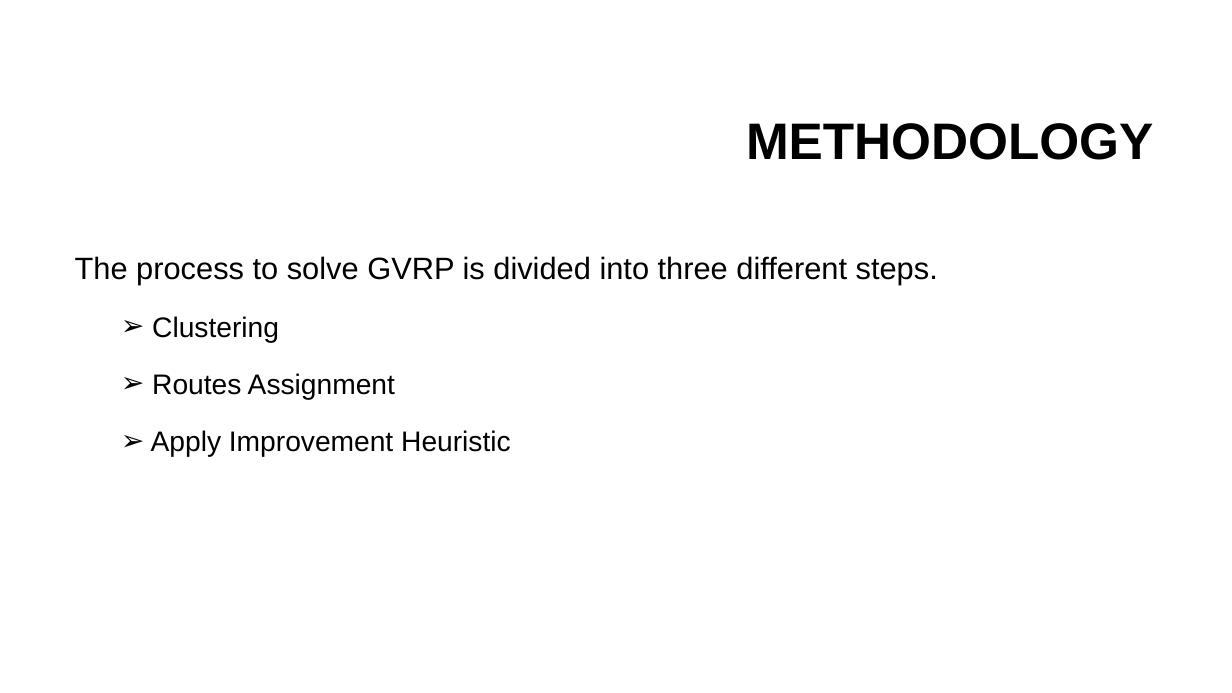
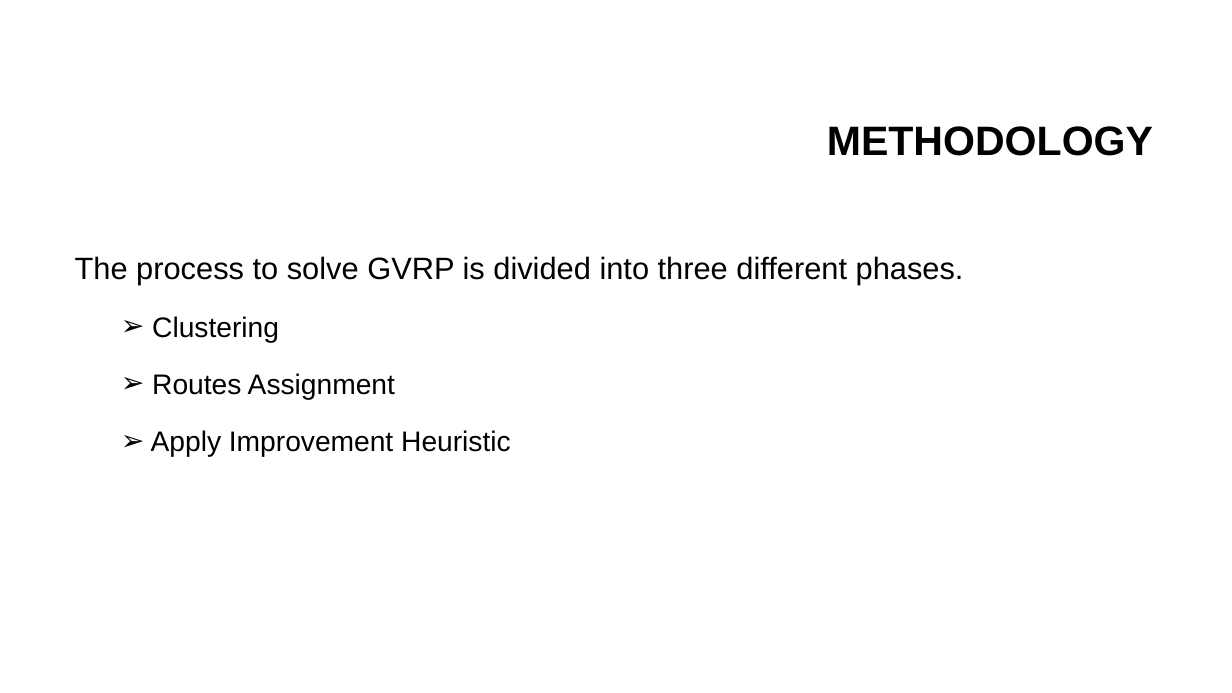
Before and after one commit to nayan082/Thesis-report-slide, a slide deck: slide 8 of 1507082.pptx (slide 5 before the commit). Drawn at 1232x693 pixels with LibreOffice and Linux fonts; fonts in the diff are those of the drawing; background and template pictures are left out. Boxes give left, top, right and bottom in pixels: in the first picture for what was removed or moved away, otherwise in the second. Text is boxed around its words. In the diff, an @@ line names an element or a change of style, - is before the commit and + after.

```diff
--- a/1507082.pptx
+++ b/1507082.pptx
@@ title "METHODOLOGY" at [827, 126, 1153, 156]: size 40 to 32 pt @@
@@ text at [75, 256, 964, 285]: text changed @@
-The process to solve GVRP is divided into three different steps.
+The process to solve GVRP is divided into three different phases.
```
Also in this commit, not shown: 16 other slides changed, 7 slides added, 2 other files.
